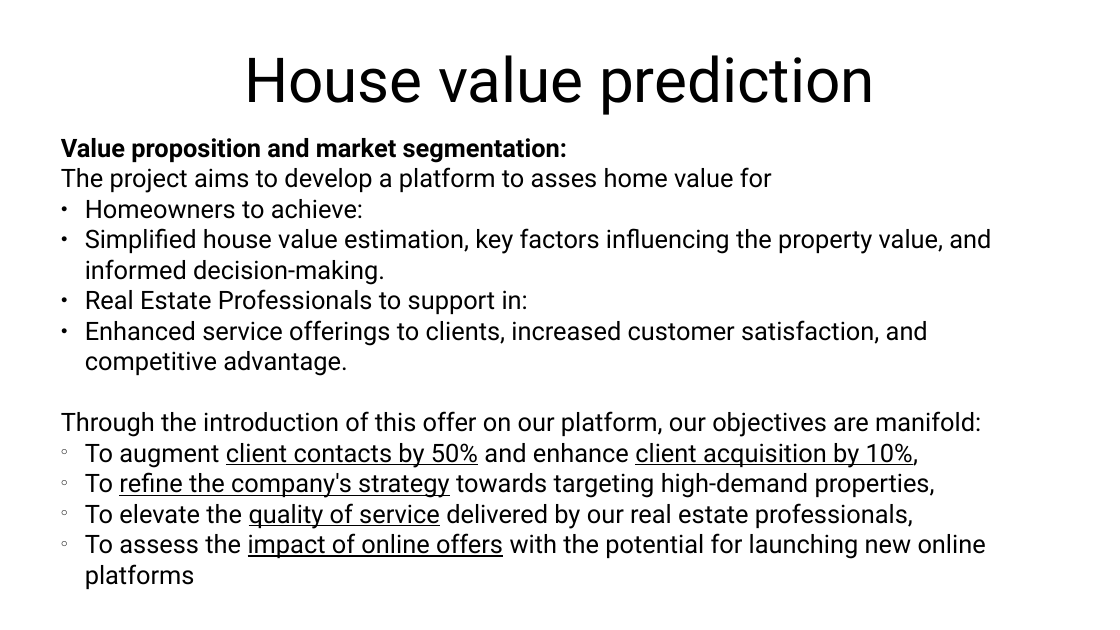
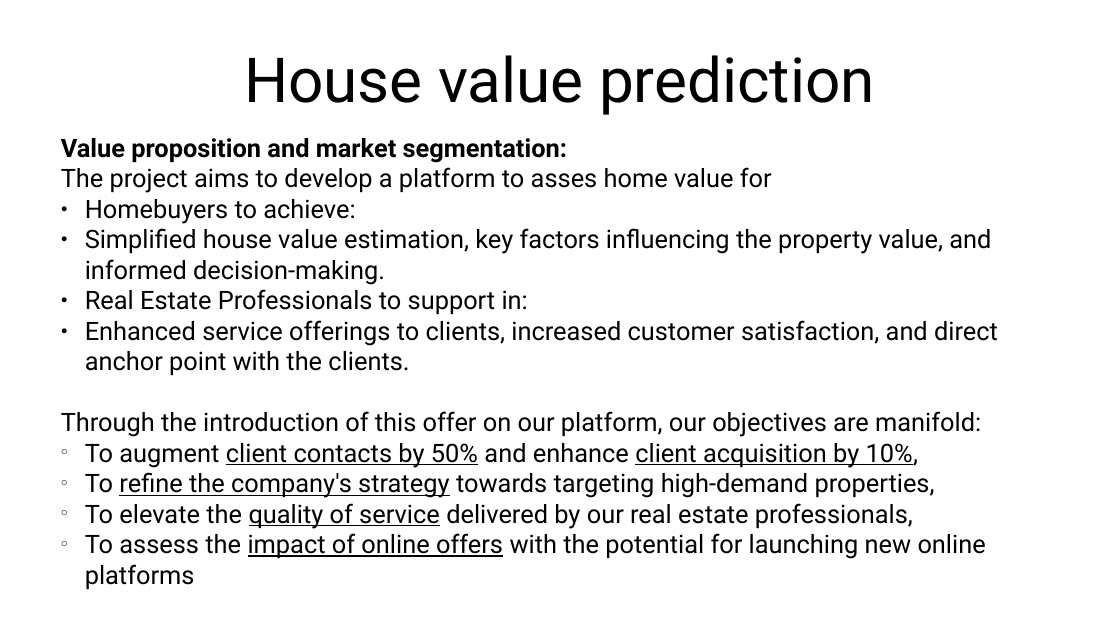
Before and after one commit to abourang/Zillow, a slide deck: slide 4 of presentation/Presentation.odp (slide 3 before the commit). Drawn at 1120x630 pixels with LibreOffice and Linux fonts; fonts in the diff are those of the drawing. Boxes give left, top, right and bottom in pixels: in the first picture for what was removed or moved away, otherwise in the second. Text is boxed around its words. In the diff, an @@ line names an element or a change of style, - is before the commit and + after.

```diff
--- a/presentation/Presentation.odp
+++ b/presentation/Presentation.odp
@@ text at (85, 199, 355, 224): text changed @@
-● Homeowners to achieve:
+● Homebuyers to achieve:
@@ text at (85, 320, 998, 375): text changed @@
-● Enhanced service offerings to clients, increased customer satisfaction, and competitive advantage.
+● Enhanced service offerings to clients, increased customer satisfaction, and direct anchor point with the clients.
```
Also in this commit, not shown: 5 other slides changed, 1 slide added, 3 other files.
